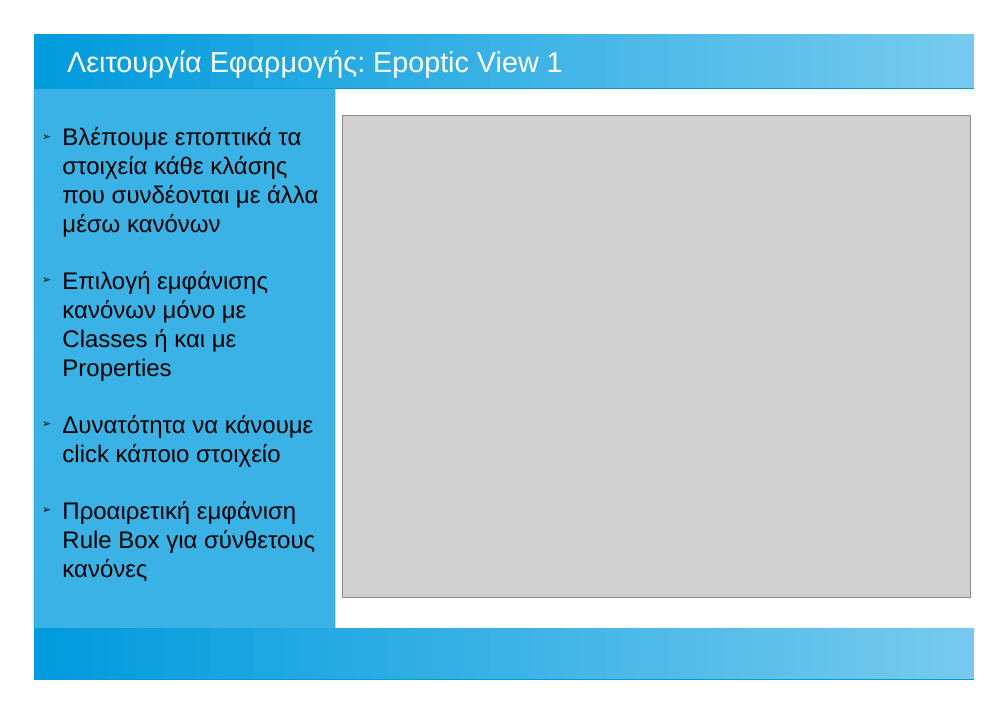
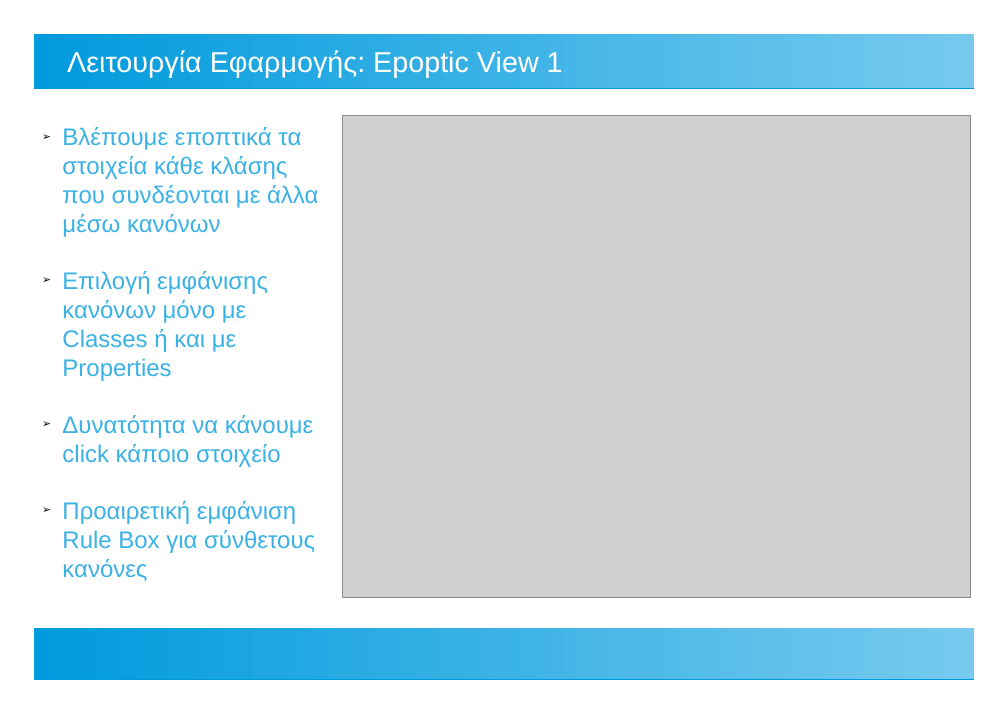
Before and after one commit to ThanosApostolou/omv, a slide deck: slide 12 of docs/thesis presentation.odp (slide 11 before the commit). Drawn at 1008x713 pixels with LibreOffice and Linux fonts; fonts in the diff are those of the drawing; grey boxes stand for pictures. Boxes give left, top, right and bottom in pixels: in the first picture for what was removed or moved away, otherwise in the second. Text is boxed around its words. In the diff, an @@ line names an element or a change of style, - is before the commit and + after.

```diff
--- a/docs/thesis presentation.odp
+++ b/docs/thesis presentation.odp
@@ text "Βλέπουμε εποπτικά τα στοιχεία κάθε ..." moved from (x1=34, y1=89, x2=335, y2=628) to (x1=62, y1=127, x2=318, y2=581) @@
@@ text "Βλέπουμε εποπτικά τα στοιχεία κάθε ..." at (x1=62, y1=127, x2=318, y2=581): text colour #000000 to #3AB2E5; fill #3AB2E5 to none @@
```
Also in this commit, not shown: 11 other slides changed, 2 slides added, 1 slide removed, 1 other file.
